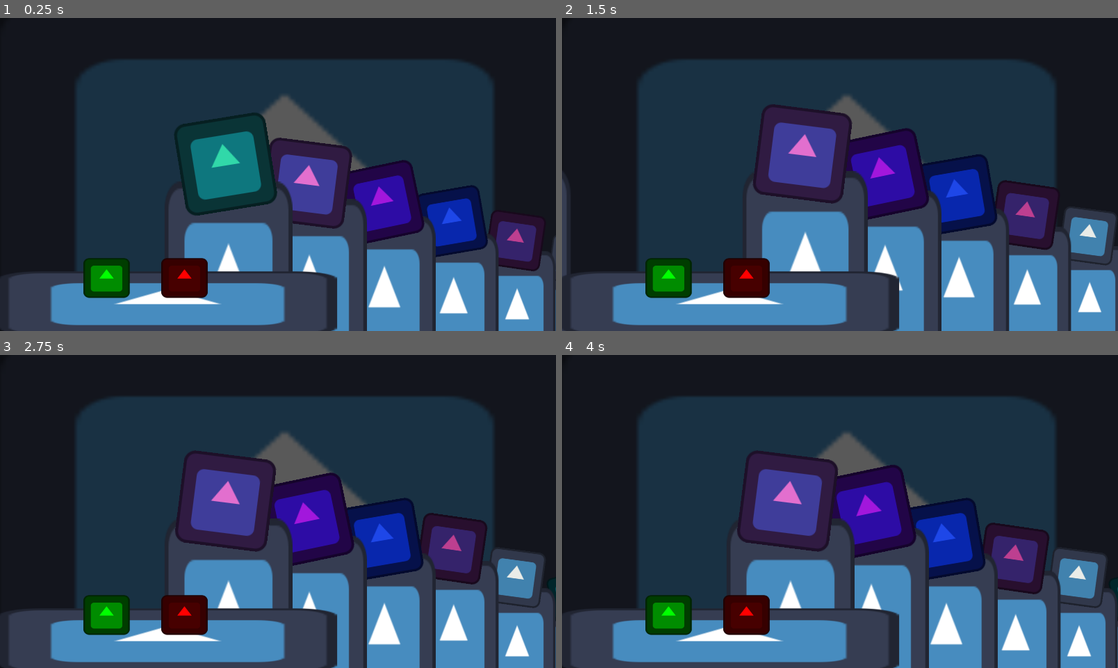
Above: before the commit, frames 1-4 (two rows, left to right).
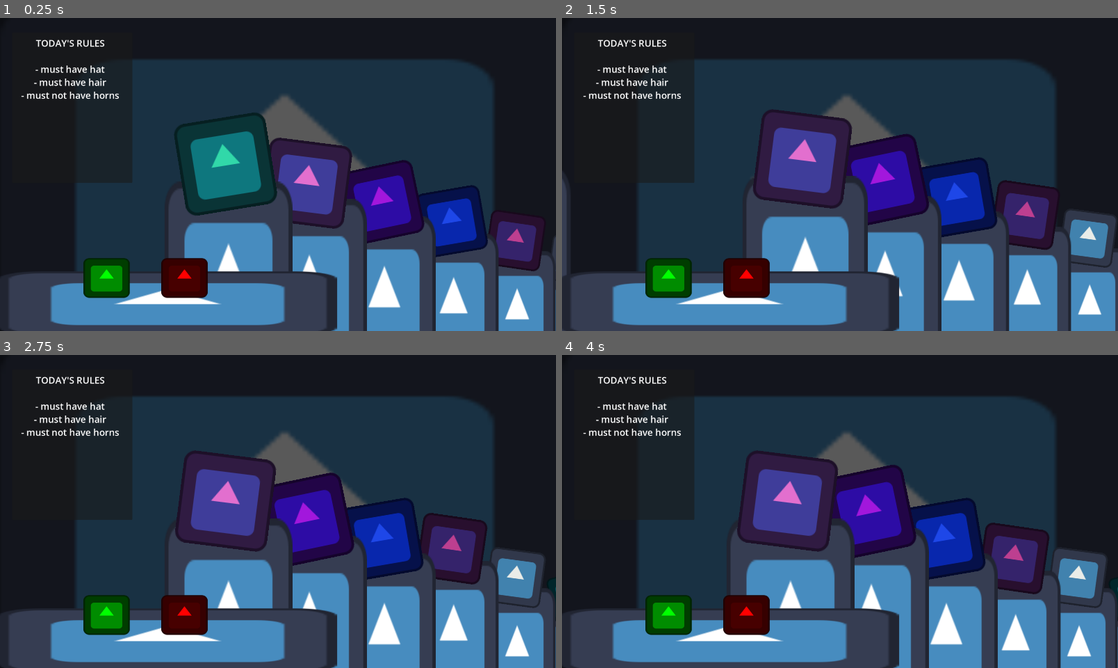
Above: after the commit, the same moments.

Repository: Turtana/secret-society
Game: Godot game, scene res://game.tscn
The game is run twice, just before and just after one commit, with the same random seed, the same clock (stepped at 60 frames per second) and the same inputs. The engine's default icon, where the game draws it, is replaced by a stand-in: a white triangle on a blue panel in a dark square.
Inputs (mouse positions are in pixels of both pictures, inside the frame that each line leads up to):
- Up to frame 1 (0.25 s): no input
- Up to frame 2 (1.5 s): tap Enter at 0.5 s; move the mouse to (667, 277) at 0.52 s; click (667, 277) at 0.67 s; move the mouse to (745, 277) at 1.27 s; click (745, 277) at 1.42 s
- Up to frame 3 (2.75 s): move the mouse to (333, 442) at 2.02 s; click (333, 442) at 2.17 s
- Up to frame 4 (4 s): move the mouse to (812, 574) at 2.77 s; click (812, 574) at 2.92 s; tap Space at 3.5 s; move the mouse to (1006, 558) at 3.52 s; click (1006, 558) at 3.67 s

The runs differ from the first frame. In frame 1, 4.0% of the frame differs, in the area x 3-24%, y 6-53%; in frame 2, 8.9%, in the area x 3-100%, y 6-95%; in frame 3, 4.0%; in frame 4, 4.0%.

Commit message:
rule generation

Diff:
--- a/game.gd
+++ b/game.gd
@@ -6,11 +6,13 @@
 var number_of_guests := 10
 var guest_distance := 200
 
+var number_of_rules := 3
+
 func _ready() -> void:
 	$Pass.pressed.connect(pass_pressed)
 	$Reject.pressed.connect(reject_pressed)
 
-	# TODO a way of generating guests with proper masks
+	# generate guests
 	for i in range(number_of_guests):
 		var guest_number = number_of_guests - i - 1
 		var new_guest = guest_template.instantiate()
@@ -22,6 +24,8 @@
 		guest_distance += 10
 		guests.append(new_guest)
 	guests.reverse() # NOW the first guy on the line is at the table. All's well in the world.
+
+	generate_rules()
 
 func pass_pressed() -> void:
 	if guests.is_empty():
@@ -70,7 +74,6 @@
 	var goto_scale = Vector2.ONE
 	var goto_place = $JudgePosition.position
 	for guest in guests:
-		#await get_tree().create_timer(.3).timeout
 		create_tween().tween_property(guest, "position", goto_place, 1.0)
 		create_tween().tween_property(guest, "scale", goto_scale, 1.0)
 		goto_place = guest.position
@@ -79,3 +82,17 @@
 	await get_tree().create_timer(1.0).timeout
 	for guest in guests:
 		guest.walking = false
+
+func generate_rules():
+	var prop_types := ["hat", "hair", "ears", "horns", "nose", "mouth"]
+	var colors := ["black", "white", "blue", "red", "green", "yellow", "orange", "purple"]
+
+	var rules = "TODAY'S RULES\n\n"
+	for i in range(number_of_rules):
+		var color_if_any = colors.pop_at(randi() % colors.size())
+		var prop = prop_types.pop_at(randi() % prop_types.size())
+		var negative = " not" if randf() < .3 else ""
+		var prop_color = color_if_any + " " if randf() < .2 else ""
+		var rule = "- must" + negative + " have " + prop_color + prop + "\n"
+		rules += rule
+	$Rules/Text.text = rules
--- a/game.tscn
+++ b/game.tscn
@@ -14,6 +14,7 @@
 texture = ExtResource("1_80nbo")
 
 [node name="GuestLine" type="Node2D" parent="." unique_id=1432906182]
+editor_description = "Just for z-ordering, all guests are child of this"
 
 [node name="Table" type="Sprite2D" parent="." unique_id=1928580106]
 position = Vector2(579.0001, 984)
@@ -32,3 +33,23 @@
 
 [node name="JudgePosition" type="Node2D" parent="." unique_id=1212954518]
 position = Vector2(781, 1164)
+
+[node name="Music" type="AudioStreamPlayer" parent="." unique_id=1725131374]
+
+[node name="Rules" type="Panel" parent="." unique_id=459566737]
+offset_left = 42.0
+offset_top = 50.0
+offset_right = 457.0
+offset_bottom = 569.0
+
+[node name="Text" type="RichTextLabel" parent="Rules" unique_id=902152027]
+layout_mode = 0
+offset_left = 19.0
+offset_top = 14.0
+offset_right = 382.0
+offset_bottom = 481.0
+theme_override_font_sizes/normal_font_size = 32
+text = "TODAY'S RULES
+- just follow your gut
+- drop em if you don't like their face"
+horizontal_alignment = 1
--- a/guest_placeholder.gd
+++ b/guest_placeholder.gd
@@ -19,7 +19,7 @@
 	# the point of this function is to add a little randomness to the start of walking
 	# so that the guest don't all march in sync.
 	# between 0 - 0.2 sec
-	await get_tree().create_timer(randf() * .2).timeout
+	await get_tree().create_timer(randf() * .35).timeout
 	walking = true
 
 func jump():
